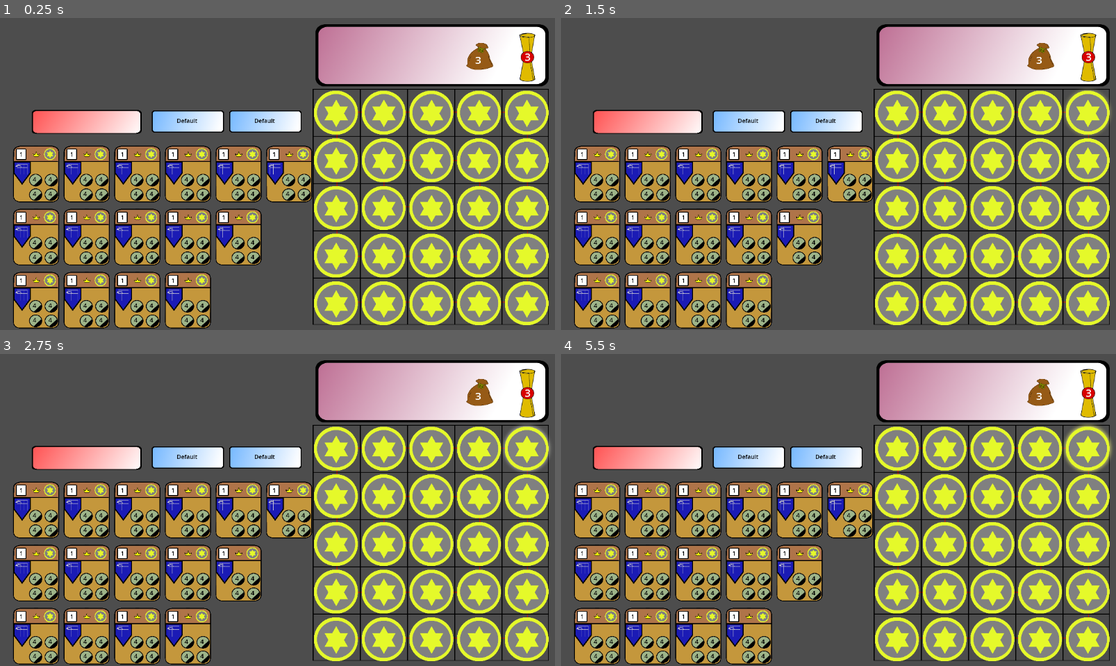
Above: before the commit, frames 1-4 (two rows, left to right).
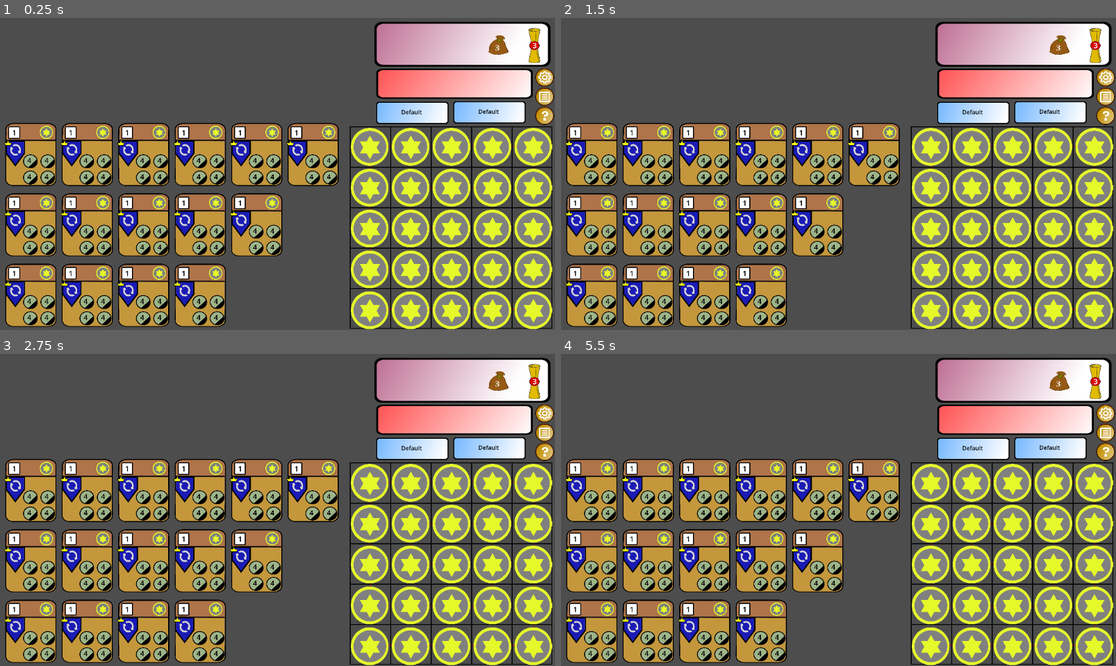
Above: after the commit, the same moments.

Repository: TonyNLM/Dueee
Game: Godot game, scene res://main.tscn
Two runs of this game, one before a commit and one after it. Both use one fixed random seed, a clock stepped at 60 frames per second and the inputs below. This scene is started directly instead of the project's main scene.
Inputs (mouse positions are in pixels of both pictures, inside the frame that each line leads up to):
- Up to frame 1 (0.25 s): no input
- Up to frame 2 (1.5 s): click (1104, 77) at 0.52 s; click (1104, 96) at 1.27 s
- Up to frame 3 (2.75 s): click (543, 450) at 2.02 s
- Up to frame 4 (5.5 s): click (827, 456) at 2.77 s; click (827, 456) at 3.52 s; click (1104, 413) at 4.27 s; click (1104, 432) at 5.02 s

The runs differ from the first frame. In frame 1, 63% of the frame differs, in the area x 0-100%, y 1-100%; in frame 2, 63%; in frame 3, 63%; in frame 4, 63%.

Commit message:
before completing player interface

Diff:
--- a/Godot test/Cost_Parent.gd
+++ b/Godot test/Cost_Parent.gd
@@ -1,6 +1,6 @@
 extends Node2D
 
-static var colourCostIcons = {1:preload("res://Fairy Pics/cost_blue.pn …(231 unchanged characters)…
+static var colourCostIcons = {0: preload("res://Fairy Pics/cost_gold.png"), 1:preload("res://Fairy Pics/cost_blue.pn …(231 unchanged characters)…
 # Called when the node enters the scene tree for the first time.
 func _ready():
 #	changeCostColour(Enums.TokenColour.White)
@@ -17,7 +17,7 @@
 func changeCostColour(colour:Enums.TokenColour):
 	if colour == 0:
 		self.visible=false
-	if colour>6 or colour<1:
+	if colour>6 or colour<0:
 		return
 	self.visible=true
 	$CostIcon.texture = colourCostIcons[colour]
--- /dev/null
+++ b/Godot test/Player_Banner.tscn
@@ -0,0 +1,225 @@
+[gd_scene load_steps=8 format=3 uid="uid://c63li1egl8ecb"]
+
+[ext_resource type="Texture2D" uid="uid://gf1sehhh3ygi" path="res://Fairy Pics/PlayerTrapeziumBoard1.png" id="1_2hapc"]
+[ext_resource type="Script" path="res://Token_and_Bonus.gd" id="2_xwt0r"]
+[ext_resource type="PackedScene" uid="uid://p623nwbfa560" path="res://cost_parent.tscn" id="3_ojrvx"]
+[ext_resource type="PackedScene" uid="uid://isve7fjjr7cm" path="res://crown_base.tscn" id="4_6qwlf"]
+[ext_resource type="Texture2D" uid="uid://bocoi7cjvev3l" path="res://Fairy Pics/Decree.png" id="5_jijjw"]
+[ext_resource type="Texture2D" uid="uid://ddbj6cbwvq2k7" path="res://Fairy Pics/card_score.png" id="6_lxnjm"]
+[ext_resource type="PackedScene" uid="uid://bs6wu36h0m2wv" path="res://tier_card_back.tscn" id="7_ekrsb"]
+
+[node name="Node2D" type="Node2D"]
+
+[node name="Blue_Base" type="Sprite2D" parent="."]
+position = Vector2(335, 252)
+texture = ExtResource("1_2hapc")
+
+[node name="Token_and_Bonus" type="HBoxContainer" parent="."]
+offset_left = -25.0
+offset_top = 282.0
+offset_right = 208.0
+offset_bottom = 324.0
+rotation = -0.340339
+scale = Vector2(3.24, 3.264)
+script = ExtResource("2_xwt0r")
+
+[node name="PlayerTokenCount0" type="CenterContainer" parent="Token_and_Bonus"]
+custom_minimum_size = Vector2(29.06, 0)
+layout_mode = 2
+
+[node name="Cost_Parent" parent="Token_and_Bonus/PlayerTokenCount0" instance=ExtResource("3_ojrvx")]
+rotation = 0.340339
+scale = Vector2(0.255, 0.255)
+
+[node name="Cost_Bonus" type="RichTextLabel" parent="Token_and_Bonus/PlayerTokenCount0/Cost_Parent"]
+offset_left = 85.6916
+offset_top = 74.3532
+offset_right = 141.692
+offset_bottom = 124.353
+theme_override_font_sizes/normal_font_size = 34
+text = "+3"
+
+[node name="PlayerTokenCount1" type="CenterContainer" parent="Token_and_Bonus"]
+custom_minimum_size = Vector2(29.06, 0)
+layout_mode = 2
+
+[node name="Cost_Parent" parent="Token_and_Bonus/PlayerTokenCount1" instance=ExtResource("3_ojrvx")]
+rotation = 0.340339
+scale = Vector2(0.255, 0.255)
+
+[node name="Cost_Bonus" type="RichTextLabel" parent="Token_and_Bonus/PlayerTokenCount1/Cost_Parent"]
+offset_left = 85.6916
+offset_top = 74.3532
+offset_right = 141.692
+offset_bottom = 124.353
+theme_override_font_sizes/normal_font_size = 34
+text = "+3"
+
+[node name="PlayerTokenCount2" type="CenterContainer" parent="Token_and_Bonus"]
+custom_minimum_size = Vector2(29.06, 0)
+layout_mode = 2
+
+[node name="Cost_Parent" parent="Token_and_Bonus/PlayerTokenCount2" instance=ExtResource("3_ojrvx")]
+rotation = 0.340339
+scale = Vector2(0.255, 0.255)
+
+[node name="Cost_Bonus" type="RichTextLabel" parent="Token_and_Bonus/PlayerTokenCount2/Cost_Parent"]
+offset_left = 85.6916
+offset_top = 74.3532
+offset_right = 141.692
+offset_bottom = 124.353
+theme_override_font_sizes/normal_font_size = 34
+text = "+3"
+
+[node name="PlayerTokenCount3" type="CenterContainer" parent="Token_and_Bonus"]
+custom_minimum_size = Vector2(29.06, 0)
+layout_mode = 2
+
+[node name="Cost_Parent" parent="Token_and_Bonus/PlayerTokenCount3" instance=ExtResource("3_ojrvx")]
+rotation = 0.340339
+scale = Vector2(0.255, 0.255)
+
+[node name="Cost_Bonus" type="RichTextLabel" parent="Token_and_Bonus/PlayerTokenCount3/Cost_Parent"]
+offset_left = 85.6916
+offset_top = 74.3532
+offset_right = 141.692
+offset_bottom = 124.353
+theme_override_font_sizes/normal_font_size = 34
+text = "+3"
+
+[node name="PlayerTokenCount4" type="CenterContainer" parent="Token_and_Bonus"]
+custom_minimum_size = Vector2(29.06, 0)
+layout_mode = 2
+
+[node name="Cost_Parent" parent="Token_and_Bonus/PlayerTokenCount4" instance=ExtResource("3_ojrvx")]
+rotation = 0.340339
+scale = Vector2(0.255, 0.255)
+
+[node name="Cost_Bonus" type="RichTextLabel" parent="Token_and_Bonus/PlayerTokenCount4/Cost_Parent"]
+offset_left = 85.6916
+offset_top = 74.3532
+offset_right = 141.692
+offset_bottom = 124.353
+theme_override_font_sizes/normal_font_size = 34
+text = "+3"
+
+[node name="PlayerTokenCount5" type="CenterContainer" parent="Token_and_Bonus"]
+custom_minimum_size = Vector2(29.06, 0)
+layout_mode = 2
+
+[node name="Cost_Parent" parent="Token_and_Bonus/PlayerTokenCount5" instance=ExtResource("3_ojrvx")]
+rotation = 0.340339
+scale = Vector2(0.255, 0.255)
+
+[node name="Cost_Bonus" type="RichTextLabel" parent="Token_and_Bonus/PlayerTokenCount5/Cost_Parent"]
+offset_left = 85.6916
+offset_top = 74.3532
+offset_right = 141.692
+offset_bottom = 124.353
+theme_override_font_sizes/normal_font_size = 34
+text = "+3"
+
+[node name="PlayerTokenCount6" type="CenterContainer" parent="Token_and_Bonus"]
+custom_minimum_size = Vector2(29.06, 0)
+layout_mode = 2
+
+[node name="Cost_Parent" parent="Token_and_Bonus/PlayerTokenCount6" instance=ExtResource("3_ojrvx")]
+rotation = 0.340339
+scale = Vector2(0.255, 0.255)
+
+[node name="Cost_Bonus" type="RichTextLabel" parent="Token_and_Bonus/PlayerTokenCount6/Cost_Parent"]
+offset_left = 85.6916
+offset_top = 74.3532
+offset_right = 141.692
+offset_bottom = 124.353
+theme_override_font_sizes/normal_font_size = 34
+text = "+3"
+
+[node name="Crown_Base" parent="." instance=ExtResource("4_6qwlf")]
+position = Vector2(496, -15)
+scale = Vector2(0.235, 0.235)
+
+[node name="Priv_Stack" type="HBoxContainer" parent="."]
+offset_left = 246.0
+offset_top = 109.0
+offset_right = 345.0
+offset_bottom = 186.0
+
+[node name="CenterContainer" type="CenterContainer" parent="Priv_Stack"]
+custom_minimum_size = Vector2(25, 0)
+layout_mode = 2
+
+[node name="Sprite2D" type="Sprite2D" parent="Priv_Stack/CenterContainer"]
+position = Vector2(12, 35)
+scale = Vector2(0.381188, 0.389952)
+texture = ExtResource("5_jijjw")
+
+[node name="CenterContainer3" type="CenterContainer" parent="Priv_Stack"]
+custom_minimum_size = Vector2(25, 0)
+layout_mode = 2
+
+[node name="Sprite2D" type="Sprite2D" parent="Priv_Stack/CenterContainer3"]
+position = Vector2(12, 35)
+scale = Vector2(0.381188, 0.389952)
+texture = ExtResource("5_jijjw")
+
+[node name="CenterContainer2" type="CenterContainer" parent="Priv_Stack"]
+custom_minimum_size = Vector2(25, 0)
+layout_mode = 2
+
+[node name="Sprite2D" type="Sprite2D" parent="Priv_Stack/CenterContainer2"]
+position = Vector2(12, 35)
+scale = Vector2(0.381188, 0.389952)
+texture = ExtResource("5_jijjw")
+
+[node name="PlayerScore" type="Sprite2D" parent="."]
+position = Vector2(551, 220)
+scale = Vector2(0.495, 0.495)
+texture = ExtResource("6_lxnjm")
+
+[node name="CardPoints" type="RichTextLabel" parent="PlayerScore"]
+offset_left = -261.0
+offset_top = -392.0
+offset_right = -199.0
+offset_bottom = -308.0
+scale = Vector2(1.71, 1.71)
+theme_override_colors/default_color = Color(0, 0, 0, 1)
+theme_override_font_sizes/normal_font_size = 60
+text = "1
+"
+
+[node name="PlayerName" type="RichTextLabel" parent="."]
+offset_left = 38.0
+offset_top = 20.0
+offset_right = 379.0
+offset_bottom = 100.0
+theme_override_colors/default_color = Color(1, 1, 0, 1)
+theme_override_font_sizes/normal_font_size = 40
+text = "PlayerName"
+
+[node name="HBoxContainer" type="HBoxContainer" parent="."]
+offset_left = 31.0
+offset_top = 97.0
+offset_right = 267.0
+offset_bottom = 137.0
+
+[node name="CenterContainer" type="CenterContainer" parent="HBoxContainer"]
+custom_minimum_size = Vector2(50, 0)
+layout_mode = 2
+
+[node name="TierCardBack" parent="HBoxContainer/CenterContainer" instance=ExtResource("7_ekrsb")]
+scale = Vector2(0.1, 0.1)
+
+[node name="CenterContainer2" type="CenterContainer" parent="HBoxContainer"]
+custom_minimum_size = Vector2(50, 0)
+layout_mode = 2
+
+[node name="TierCardBack" parent="HBoxContainer/CenterContainer2" instance=ExtResource("7_ekrsb")]
+scale = Vector2(0.1, 0.1)
+
+[node name="CenterContainer3" type="CenterContainer" parent="HBoxContainer"]
+custom_minimum_size = Vector2(50, 0)
+layout_mode = 2
+
+[node name="TierCardBack" parent="HBoxContainer/CenterContainer3" instance=ExtResource("7_ekrsb")]
+scale = Vector2(0.1, 0.1)
--- /dev/null
+++ b/Godot test/Player_Banner_T.tscn
@@ -0,0 +1,132 @@
+[gd_scene load_steps=4 format=3 uid="uid://5m57sheu2wrl"]
+
+[ext_resource type="Texture2D" uid="uid://gf1sehhh3ygi" path="res://Fairy Pics/PlayerTrapeziumBoard1.png" id="1_n0k3x"]
+[ext_resource type="PackedScene" uid="uid://bkhe3m1kioii0" path="res://token.tscn" id="2_lxho0"]
+[ext_resource type="PackedScene" uid="uid://p623nwbfa560" path="res://cost_parent.tscn" id="3_sx2qx"]
+
+[node name="Node2D" type="Node2D"]
+
+[node name="Blue_Base" type="Sprite2D" parent="."]
+position = Vector2(335, 252)
+texture = ExtResource("1_n0k3x")
+
+[node name="HBoxContainer" type="HBoxContainer" parent="Blue_Base"]
+offset_left = -342.0
+offset_top = 107.0
+offset_right = 3762.0
+offset_bottom = 504.0
+rotation = -0.345575
+scale = Vector2(0.175, 0.175)
+
+[node name="CenterContainer" type="CenterContainer" parent="Blue_Base/HBoxContainer"]
+custom_minimum_size = Vector2(400, 0)
+layout_mode = 2
+
+[node name="Token" parent="Blue_Base/HBoxContainer/CenterContainer" instance=ExtResource("2_lxho0")]
+
+[node name="CenterContainer10" type="CenterContainer" parent="Blue_Base/HBoxContainer"]
+custom_minimum_size = Vector2(400, 0)
+layout_mode = 2
+
+[node name="Token" parent="Blue_Base/HBoxContainer/CenterContainer10" instance=ExtResource("2_lxho0")]
+
+[node name="CenterContainer9" type="CenterContainer" parent="Blue_Base/HBoxContainer"]
+custom_minimum_size = Vector2(400, 0)
+layout_mode = 2
+
+[node name="Token" parent="Blue_Base/HBoxContainer/CenterContainer9" instance=ExtResource("2_lxho0")]
+
+[node name="CenterContainer8" type="CenterContainer" parent="Blue_Base/HBoxContainer"]
+custom_minimum_size = Vector2(400, 0)
+layout_mode = 2
+
+[node name="Token" parent="Blue_Base/HBoxContainer/CenterContainer8" instance=ExtResource("2_lxho0")]
+
+[node name="CenterContainer7" type="CenterContainer" parent="Blue_Base/HBoxContainer"]
+custom_minimum_size = Vector2(400, 0)
+layout_mode = 2
+
+[node name="Token" parent="Blue_Base/HBoxContainer/CenterContainer7" instance=ExtResource("2_lxho0")]
+
+[node name="CenterContainer6" type="CenterContainer" parent="Blue_Base/HBoxContainer"]
+custom_minimum_size = Vector2(400, 0)
+layout_mode = 2
+
+[node name="Token" parent="Blue_Base/HBoxContainer/CenterContainer6" instance=ExtResource("2_lxho0")]
+
+[node name="CenterContainer5" type="CenterContainer" parent="Blue_Base/HBoxContainer"]
+custom_minimum_size = Vector2(400, 0)
+layout_mode = 2
+
+[node name="Token" parent="Blue_Base/HBoxContainer/CenterContainer5" instance=ExtResource("2_lxho0")]
+
+[node name="CenterContainer4" type="CenterContainer" parent="Blue_Base/HBoxContainer"]
+custom_minimum_size = Vector2(400, 0)
+layout_mode = 2
+
+[node name="Token" parent="Blue_Base/HBoxContainer/CenterContainer4" instance=ExtResource("2_lxho0")]
+
+[node name="CenterContainer3" type="CenterContainer" parent="Blue_Base/HBoxContainer"]
+custom_minimum_size = Vector2(400, 0)
+layout_mode = 2
+
+[node name="Token" parent="Blue_Base/HBoxContainer/CenterContainer3" instance=ExtResource("2_lxho0")]
+
+[node name="CenterContainer2" type="CenterContainer" parent="Blue_Base/HBoxContainer"]
+custom_minimum_size = Vector2(400, 0)
+layout_mode = 2
+
+[node name="Token" parent="Blue_Base/HBoxContainer/CenterContainer2" instance=ExtResource("2_lxho0")]
+
+[node name="VBoxContainer" type="VBoxContainer" parent="Blue_Base"]
+offset_left = 119.0
+offset_top = 168.0
+offset_right = 231.0
+offset_bottom = 496.0
+scale = Vector2(1.245, 1.245)
+
+[node name="CenterContainer" type="CenterContainer" parent="Blue_Base/VBoxContainer"]
+custom_minimum_size = Vector2(0, 50)
+layout_mode = 2
+
+[node name="Cost_Parent" parent="Blue_Base/VBoxContainer/CenterContainer" instance=ExtResource("3_sx2qx")]
+position = Vector2(-412, -329)
+scale = Vector2(0.46, 0.46)
+
+[node name="CenterContainer2" type="CenterContainer" parent="Blue_Base/VBoxContainer"]
+custom_minimum_size = Vector2(0, 50)
+layout_mode = 2
+
+[node name="Cost_Parent" parent="Blue_Base/VBoxContainer/CenterContainer2" instance=ExtResource("3_sx2qx")]
+position = Vector2(-412, -329)
+scale = Vector2(0.46, 0.46)
+
+[node name="CenterContainer3" type="CenterContainer" parent="Blue_Base/VBoxContainer"]
+custom_minimum_size = Vector2(0, 50)
+layout_mode = 2
+
+[node name="Cost_Parent" parent="Blue_Base/VBoxContainer/CenterContainer3" instance=ExtResource("3_sx2qx")]
+position = Vector2(-412, -329)
+scale = Vector2(0.46, 0.46)
+
+[node name="CenterContainer4" type="CenterContainer" parent="Blue_Base/VBoxContainer"]
+custom_minimum_size = Vector2(0, 50)
+layout_mode = 2
+
+[node name="Cost_Parent" parent="Blue_Base/VBoxContainer/CenterContainer4" instance=ExtResource("3_sx2qx")]
+position = Vector2(-412, -329)
+scale = Vector2(0.46, 0.46)
+
+[node name="CenterContainer5" type="CenterContainer" parent="Blue_Base/VBoxContainer"]
+custom_minimum_size = Vector2(0, 50)
+layout_mode = 2
+
+[node name="Cost_Parent" parent="Blue_Base/VBoxContainer/CenterContainer5" instance=ExtResource("3_sx2qx")]
+position = Vector2(-412, -329)
+scale = Vector2(0.46, 0.46)
+
+[node name="ReferenceRect" type="ReferenceRect" parent="."]
+offset_left = 323.0
+offset_top = 406.0
+offset_right = 651.0
+offset_bottom = 446.0
--- /dev/null
+++ b/Godot test/TierCardBack.gd
@@ -0,0 +1,16 @@
+extends Node2D
+
+static var TierCardBackResource = {1: preload("res://Fairy Pics/tier1CardBack.png"),2: preload("res://Fairy Pics/tier2CardBack.png"), 3: preload("res://Fairy Pics/tier3CardBack.png")}
+# Called when the node enters the scene tree for the first time.
+func _ready():
+	pass # Replace with function body.
+
+
+# Called every frame. 'delta' is the elapsed time since the previous frame.
+func _process(delta):
+	pass
+
+func ChangeTierCardBack(num:int):
+	if num<1 or num>3:
+		return
+	$TierCardBack_Icon.texture = TierCardBackResource[num]
--- /dev/null
+++ b/Godot test/Token_and_Bonus.gd
@@ -0,0 +1,16 @@
+extends HBoxContainer
+
+var TokenCountItems = [$PlayerTokenCount0/Cost_Parent, $PlayerTokenCount1/Cost_Parent, $PlayerTokenCount2/Cost_Parent, $PlayerTokenCount3/Cost_Parent, $PlayerTokenCount4/Cost_Parent, $PlayerTokenCount5/Cost_Parent, $PlayerTokenCount6/Cost_Parent]
+# Called when the node enters the scene tree for the first time.
+func _ready():
+	pass # Replace with function body.
+
+
+func initialize_self():
+
+	pass
+
+
+# Called every frame. 'delta' is the elapsed time since the previous frame.
+func _process(delta):
+	pass
--- a/Godot test/card_base.tscn
+++ b/Godot test/card_base.tscn
@@ -1,14 +1,13 @@
-[gd_scene load_steps=11 format=3 uid="uid://drtpxaydwef5n"]
+[gd_scene load_steps=10 format=3 uid="uid://drtpxaydwef5n"]
 
 [ext_resource type="Texture2D" uid="uid://b7cevabntfmi4" path="res://Fairy Pics/card_base.png" id="1_gj2hu"]
 [ext_resource type="Script" path="res://card_base.gd" id="1_qkqrb"]
 [ext_resource type="Texture2D" uid="uid://condjgrx55kpw" path="res://Fairy Pics/card_base_down.png" id="2_outm8"]
 [ext_resource type="Texture2D" uid="uid://bktiyb52f0swo" path="res://Fairy Pics/card_base_up.png" id="3_l4bgm"]
 [ext_resource type="Texture2D" uid="uid://ddbj6cbwvq2k7" path="res://Fairy Pics/card_score.png" id="4_0etek"]
-[ext_resource type="Script" path="res://Crown_Image_Holder.gd" id="6_7wlgo"]
-[ext_resource type="Texture2D" uid="uid://bq035c7yp46bb" path="res://Fairy Pics/1crown.png" id="6_lqff8"]
-[ext_resource type="Texture2D" uid="uid://davou58y3oqtt" path="res://Fairy Pics/card_skill_TakeToken.png" id="6_x2nnc"]
+[ext_resource type="Texture2D" uid="uid://cir405ghunchi" path="res://Fairy Pics/card_skill_ExtraTurn.png" id="6_emfdp"]
 [ext_resource type="PackedScene" uid="uid://bkhe3m1kioii0" path="res://token.tscn" id="7_hip5k"]
+[ext_resource type="PackedScene" uid="uid://isve7fjjr7cm" path="res://crown_base.tscn" id="8_x602n"]
 [ext_resource type="PackedScene" uid="uid://p623nwbfa560" path="res://cost_parent.tscn" id="10_ur8u3"]
 
 [node name="Card_Base" type="Node2D"]
@@ -46,27 +45,14 @@
 [node name="CardSkill" type="Sprite2D" parent="."]
 position = Vector2(504, 332)
 scale = Vector2(1.335, 1.373)
-texture = ExtResource("6_x2nnc")
+texture = ExtResource("6_emfdp")
 
 [node name="TokenSkill" parent="CardSkill" instance=ExtResource("7_hip5k")]
 visible = false
 position = Vector2(-249.655, -126.897)
 scale = Vector2(0.1, 0.1)
 
-[node name="Crown_Base" type="Node2D" parent="."]
-scale = Vector2(0.3, 0.3)
-
-[node name="Crown_Image_Holder" type="Node2D" parent="Crown_Base"]
-position = Vector2(2390, 650)
-script = ExtResource("6_7wlgo")
-
-[node name="Crown" type="Sprite2D" parent="Crown_Base/Crown_Image_Holder"]
-position = Vector2(-996.667, -843.333)
-texture = ExtResource("6_lqff8")
-
-[node name="Timer" type="Timer" parent="Crown_Base"]
-wait_time = 3.0
-autostart = true
+[node name="Crown_Base" parent="." instance=ExtResource("8_x602n")]
 
 [node name="CardToken" parent="." instance=ExtResource("7_hip5k")]
 position = Vector2(540, -160)
@@ -103,5 +89,3 @@
 layout_mode = 2
 
 [node name="Cost_Parent" parent="CostContainer/CostItem1" instance=ExtResource("10_ur8u3")]
-
-[connection signal="timeout" from="Crown_Base/Timer" to="Crown_Base/Crown_Image_Holder" method="_on_timer_timeout"]
--- /dev/null
+++ b/Godot test/crown_base.tscn
@@ -0,0 +1,21 @@
+[gd_scene load_steps=3 format=3 uid="uid://isve7fjjr7cm"]
+
+[ext_resource type="Script" path="res://Crown_Image_Holder.gd" id="1_rap4s"]
+[ext_resource type="Texture2D" uid="uid://bq035c7yp46bb" path="res://Fairy Pics/1crown.png" id="2_8th0x"]
+
+[node name="Crown_Base" type="Node2D"]
+scale = Vector2(0.3, 0.3)
+
+[node name="Crown_Image_Holder" type="Node2D" parent="."]
+position = Vector2(2390, 650)
+script = ExtResource("1_rap4s")
+
+[node name="Crown" type="Sprite2D" parent="Crown_Image_Holder"]
+position = Vector2(-2096.67, -346.667)
+texture = ExtResource("2_8th0x")
+
+[node name="Timer" type="Timer" parent="."]
+wait_time = 3.0
+autostart = true
+
+[connection signal="timeout" from="Timer" to="Crown_Image_Holder" method="_on_timer_timeout"]
--- a/Godot test/main.tscn
+++ b/Godot test/main.tscn
@@ -7,16 +7,23 @@
 [ext_resource type="PackedScene" uid="uid://dkxiywhpo54ww" path="res://CardList.tscn" id="5_ao4k1"]
 [ext_resource type="PackedScene" uid="uid://0ux41700ls1o" path="res://ButtonText.tscn" id="6_b04lu"]
 [ext_resource type="Texture2D" uid="uid://dc13766imjok1" path="res://Fairy Pics/info.png" id="7_rnxi8"]
+[ext_resource type="Texture2D" uid="uid://o8pfgrunda8u" path="res://Fairy Pics/hints.png" id="8_167hf"]
+[ext_resource type="Texture2D" uid="uid://m8qg12s2v7hg" path="res://Fairy Pics/hints_down.png" id="9_kij6r"]
+[ext_resource type="Texture2D" uid="uid://b6g1l3guhc6dp" path="res://Fairy Pics/logs.png" id="10_xrj55"]
+[ext_resource type="Texture2D" uid="uid://cy2gahi12th8c" path="res://Fairy Pics/logs_down.png" id="11_apprk"]
+[ext_resource type="Texture2D" uid="uid://bfaxcv4gfgoxr" path="res://Fairy Pics/settings.png" id="12_2prkk"]
+[ext_resource type="Texture2D" uid="uid://x4fe2kgg2hx3" path="res://Fairy Pics/settings_down.png" id="13_5wkok"]
 
 [node name="Main" type="Node2D"]
+metadata/_edit_horizontal_guides_ = [-19.0]
 
 [node name="Board" parent="." instance=ExtResource("1_xmi4d")]
-position = Vector2(649, 147)
-scale = Vector2(0.245, 0.245)
+position = Vector2(726, 225)
+scale = Vector2(0.21, 0.21)
 
 [node name="Banner" type="Sprite2D" parent="."]
-position = Vector2(893, 81)
-scale = Vector2(0.434375, 0.378333)
+position = Vector2(957, 57)
+scale = Vector2(0.327833, 0.271667)
 texture = ExtResource("2_fuy8n")
 
 [node name="Bag" type="Sprite2D" parent="Banner"]
@@ -46,16 +53,43 @@
 text = "3"
 
 [node name="VBoxContainer" parent="." instance=ExtResource("5_ao4k1")]
+offset_left = 3.99999
+offset_top = 211.0
+offset_right = 2424.0
+offset_bottom = 1954.0
+scale = Vector2(0.29, 0.29)
 
 [node name="ButtonText" parent="." instance=ExtResource("6_b04lu")]
-position = Vector2(468, 175)
+position = Vector2(773, 157)
 scale = Vector2(0.27, 0.27)
 
 [node name="ButtonText2" parent="." instance=ExtResource("6_b04lu")]
-position = Vector2(307, 175)
+position = Vector2(933, 156)
 scale = Vector2(0.27, 0.27)
 
-[node name="Sprite2D" type="Sprite2D" parent="."]
-position = Vector2(178, 217)
-scale = Vector2(0.205, 0.145)
+[node name="PhaseIndicator" type="Sprite2D" parent="."]
+position = Vector2(941, 138)
+scale = Vector2(0.292083, 0.1825)
 texture = ExtResource("7_rnxi8")
+
+[node name="VBoxContainer2" type="VBoxContainer" parent="."]
+offset_left = 1111.0
+offset_top = 104.0
+offset_right = 1324.0
+offset_bottom = 758.0
+scale = Vector2(0.195, 0.195)
+
+[node name="TextureButton3" type="TextureButton" parent="VBoxContainer2"]
+layout_mode = 2
+texture_normal = ExtResource("12_2prkk")
+texture_pressed = ExtResource("13_5wkok")
+
+[node name="TextureButton2" type="TextureButton" parent="VBoxContainer2"]
+layout_mode = 2
+texture_normal = ExtResource("10_xrj55")
+texture_pressed = ExtResource("11_apprk")
+
+[node name="TextureButton" type="TextureButton" parent="VBoxContainer2"]
+layout_mode = 2
+texture_normal = ExtResource("8_167hf")
+texture_pressed = ExtResource("9_kij6r")
--- /dev/null
+++ b/Godot test/tier_card_back.tscn
@@ -0,0 +1,11 @@
+[gd_scene load_steps=3 format=3 uid="uid://bs6wu36h0m2wv"]
+
+[ext_resource type="Script" path="res://TierCardBack.gd" id="1_05oef"]
+[ext_resource type="Texture2D" uid="uid://cxldofsyrku4j" path="res://Fairy Pics/tier1CardBack.png" id="2_e3x54"]
+
+[node name="TierCardBack" type="Node2D"]
+script = ExtResource("1_05oef")
+
+[node name="TierCardBack_Icon" type="Sprite2D" parent="."]
+position = Vector2(398, 499)
+texture = ExtResource("2_e3x54")
Binary file added: Godot test/Fairy Pics/card_skill_TakeToken2.png
Not shown, added: Godot test/Fairy Pics/card_skill_TakeToken2.png.import
Binary file added: Godot test/Fairy Pics/card_skill_TakeToken3.png
Not shown, added: Godot test/Fairy Pics/card_skill_TakeToken3.png.import
Binary file added: Godot test/Fairy Pics/cost_gold.png
Not shown, added: Godot test/Fairy Pics/cost_gold.png.import
Binary file changed: Godot test/Fairy Pics/highlight.png
Binary file added: Godot test/Fairy Pics/hints.png
Not shown, added: Godot test/Fairy Pics/hints.png.import
Binary file added: Godot test/Fairy Pics/hints_down.png
Not shown, added: Godot test/Fairy Pics/hints_down.png.import
Binary file added: Godot test/Fairy Pics/logs.png
(and 17 more such lines)
